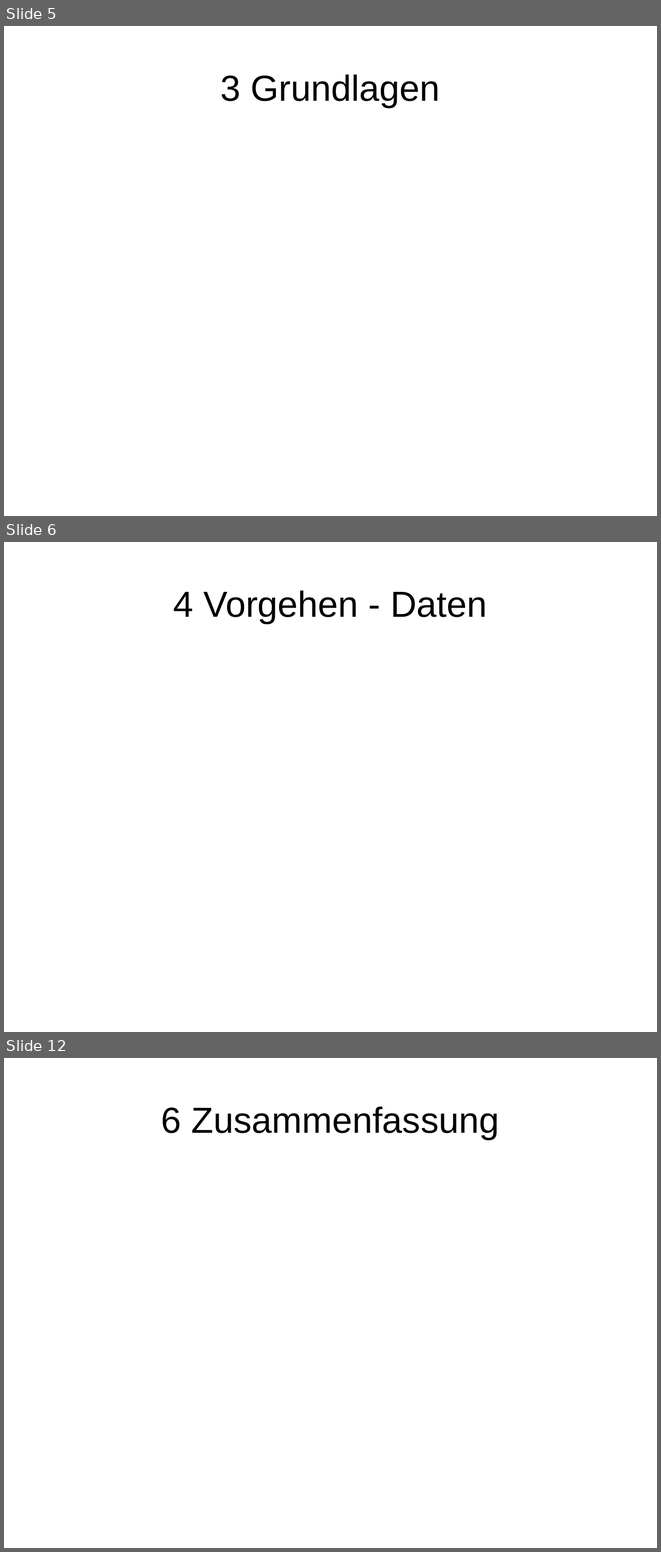
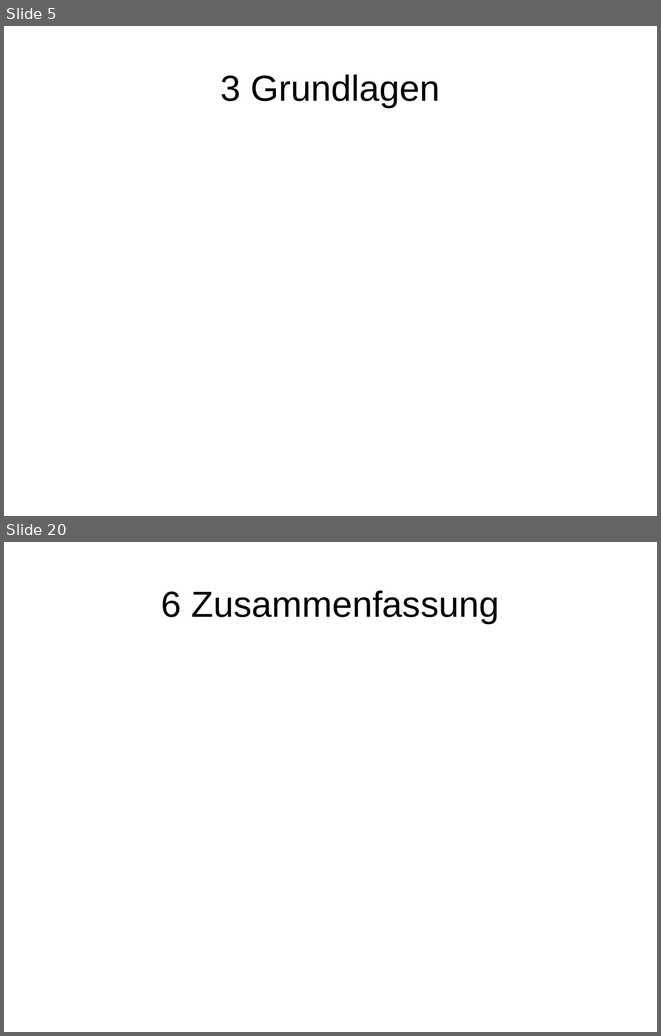
Before and after one commit to EKupfer/hello-world, a slide deck: CompAdv Vortrag.odp. Shown one above the other, each under a label of ours: slides 5, 6 and 12 before the commit, slides 5 and 20 after it; the slides between them are not shown. The pictures are 661x1552 and 661x1036 pixels, drawn with LibreOffice and Linux fonts; fonts in the diff are those of the drawing. Boxes give left, top, right and bottom in pixels: in the first picture for what was removed or moved away, otherwise in the second. Text is boxed around its words. In the diff, an @@ line names an element or a change of style, - is before the commit and + after.

```diff
--- a/CompAdv Vortrag.odp
+++ b/CompAdv Vortrag.odp
@@ slide 6 removed at (4,542,657,1032), background #FFFFFF @@
@@ title removed at (174,590,487,623) @@
-4 Vorgehen - Daten
@@ what was slide 12 is now slide 20 @@
```
Also in this commit, not shown: 5 slides changed, 11 slides added, 2 other slides removed.
